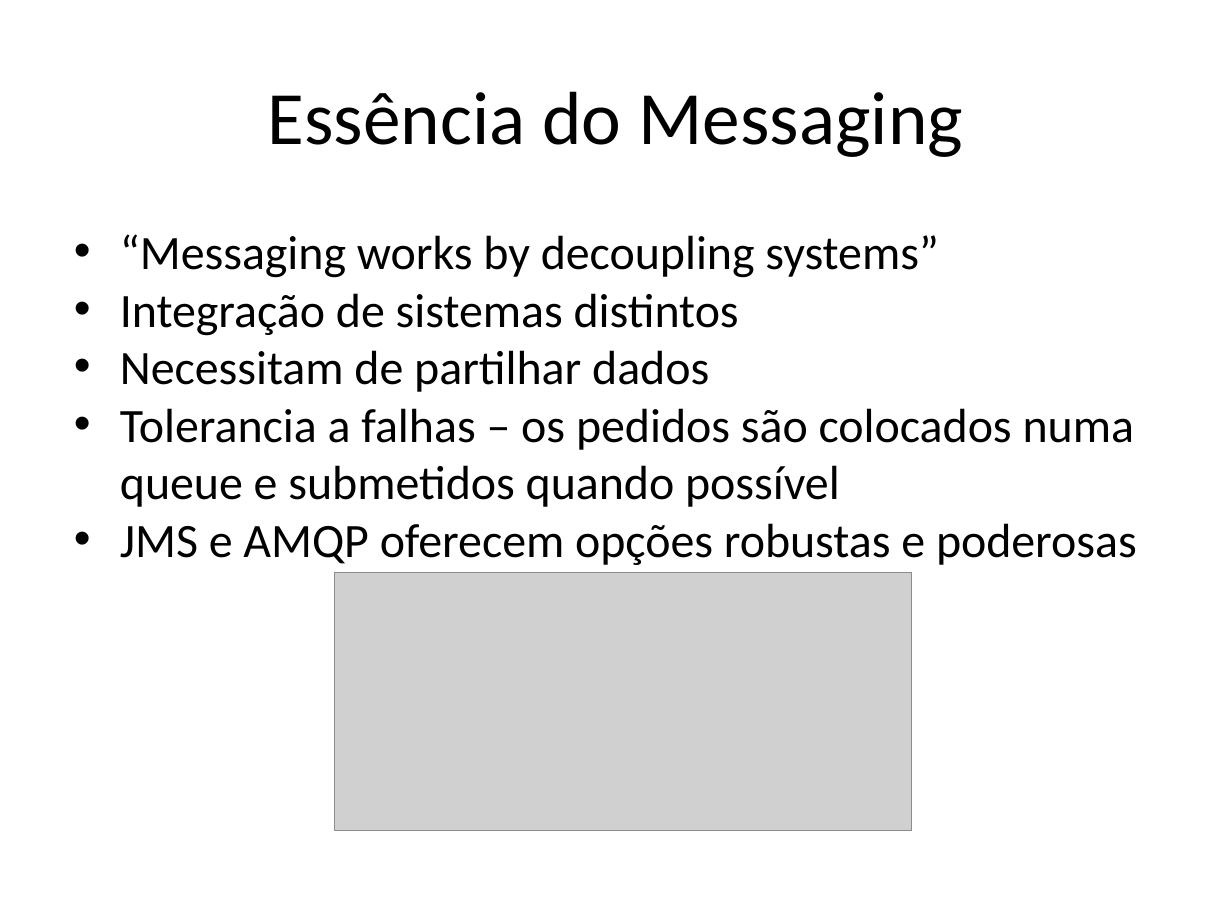
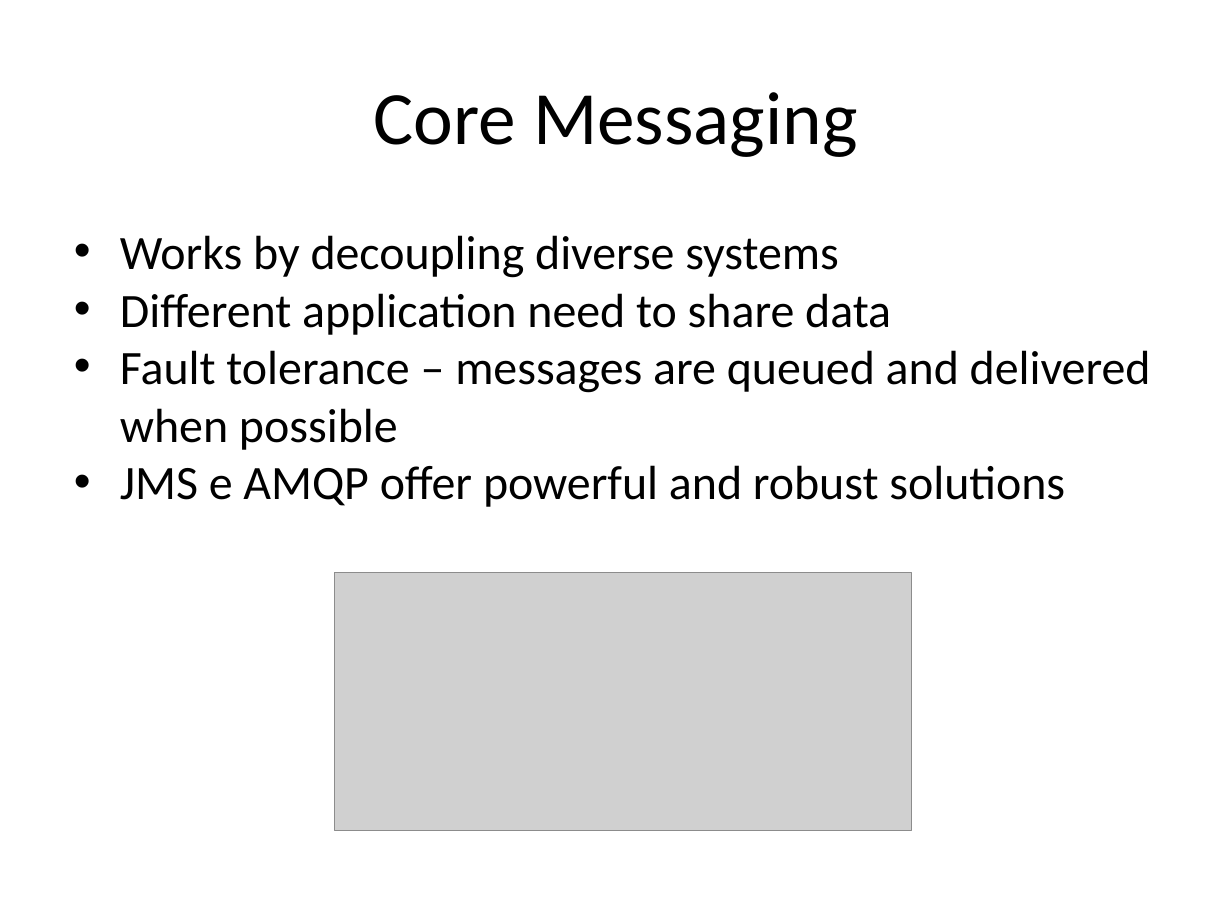
Before and after one commit to Cauliflower1988/cafe-si, a slide deck: slide 3 of src/site/training-resources/Sunset Integration.pptx. Drawn at 1232x924 pixels with LibreOffice and Linux fonts; fonts in the diff are those of the drawing; grey boxes stand for pictures. Boxes give left, top, right and bottom in pixels: in the first picture for what was removed or moved away, otherwise in the second. Text is boxed around its words. In the diff, an @@ line names an element or a change of style, - is before the commit and + after.

Commit message:
Refined power point presentation

```diff
--- a/src/site/training-resources/Sunset Integration.pptx
+++ b/src/site/training-resources/Sunset Integration.pptx
@@ text at (374,92,857,157): text changed @@
-Essência do Messaging
+Core Messaging
@@ text at (120,235,1151,507): text changed @@
-• “Messaging works by decoupling systems”
-• Integração de sistemas distintos
-• Necessitam de partilhar dados
-• Tolerancia a falhas – os pedidos são colocados numa queue e submetidos quando possível
-• JMS e AMQP oferecem opções robustas e poderosas
+• Works by decoupling diverse systems
+• Different application need to share data
+• Fault tolerance – messages are queued and delivered when possible
+• JMS e AMQP offer powerful and robust solutions
```
Also in this commit, not shown: 12 other slides changed.
